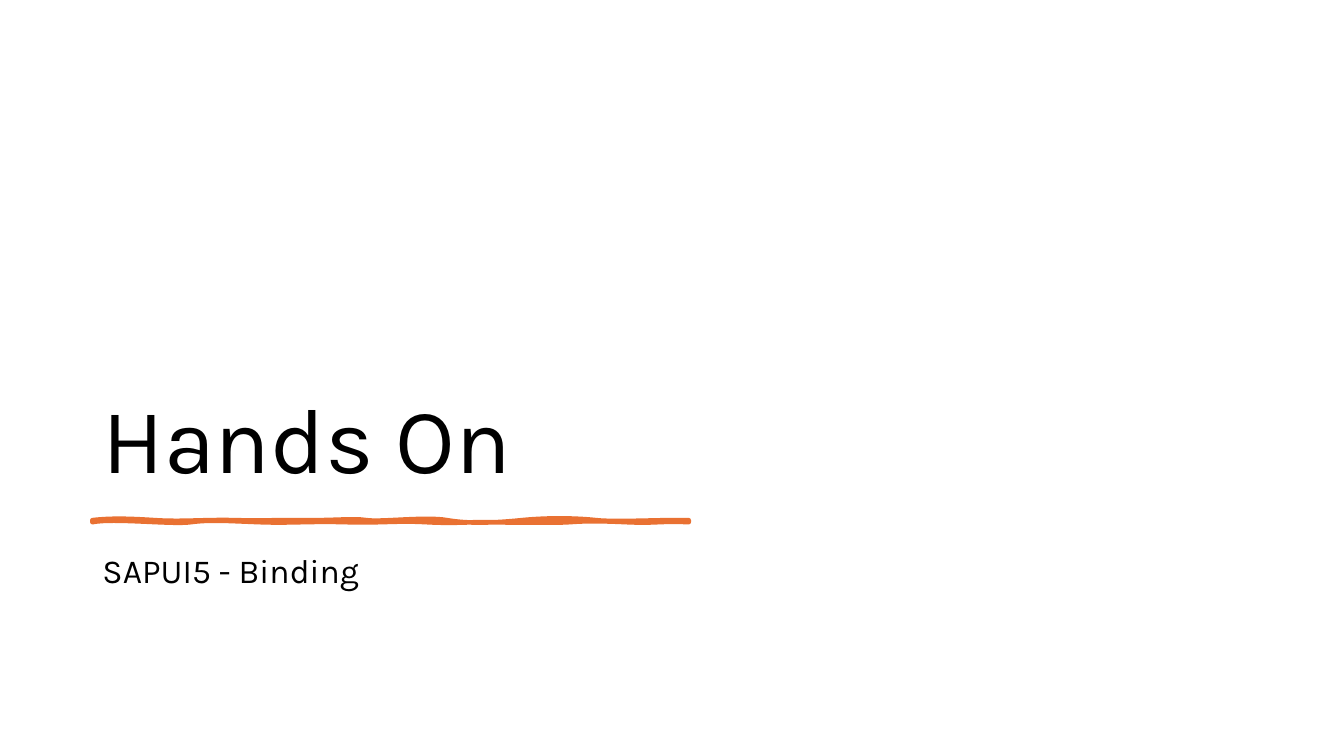
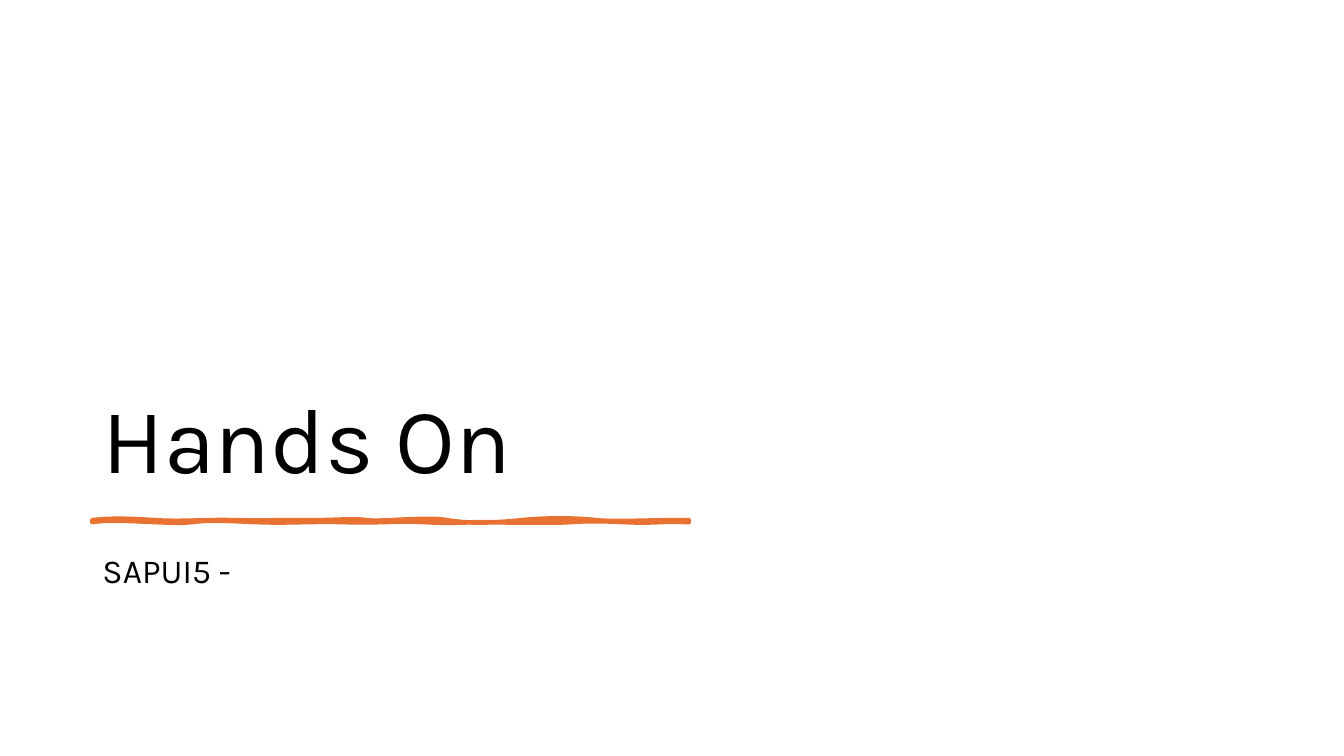
Before and after one commit to MatLange/SAPTraining, a slide deck: slide 76 of Tag01_SAPUI5-Fiori_DE.pptx (slide 55 before the commit). Drawn at 1344x756 pixels with LibreOffice and Linux fonts; fonts in the diff are those of the drawing. Boxes give left, top, right and bottom in pixels: in the first picture for what was removed or moved away, otherwise in the second. Text is boxed around its words. In the diff, an @@ line names an element or a change of style, - is before the commit and + after.

```diff
--- a/Tag01_SAPUI5-Fiori_DE.pptx
+++ b/Tag01_SAPUI5-Fiori_DE.pptx
@@ text at [102,561,211,584]: text changed @@
-SAPUI5 - Binding
+SAPUI5 -
```
Also in this commit, not shown: 11 other slides changed, 39 slides added, 1 slide removed, 4 other files.
